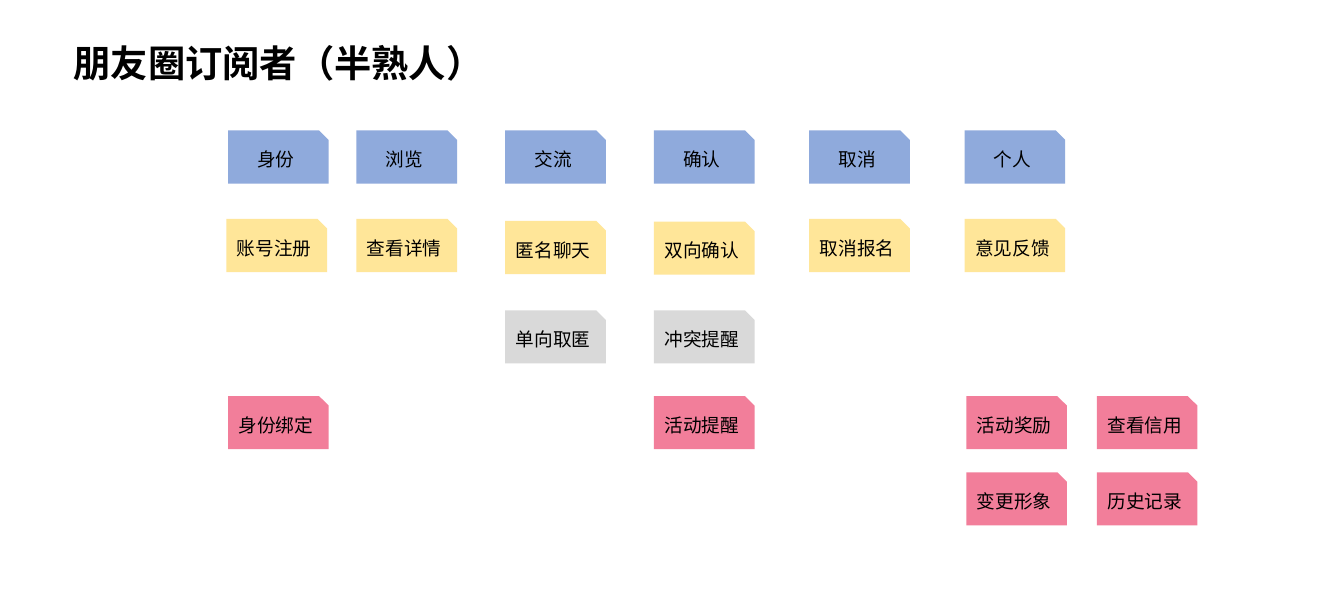
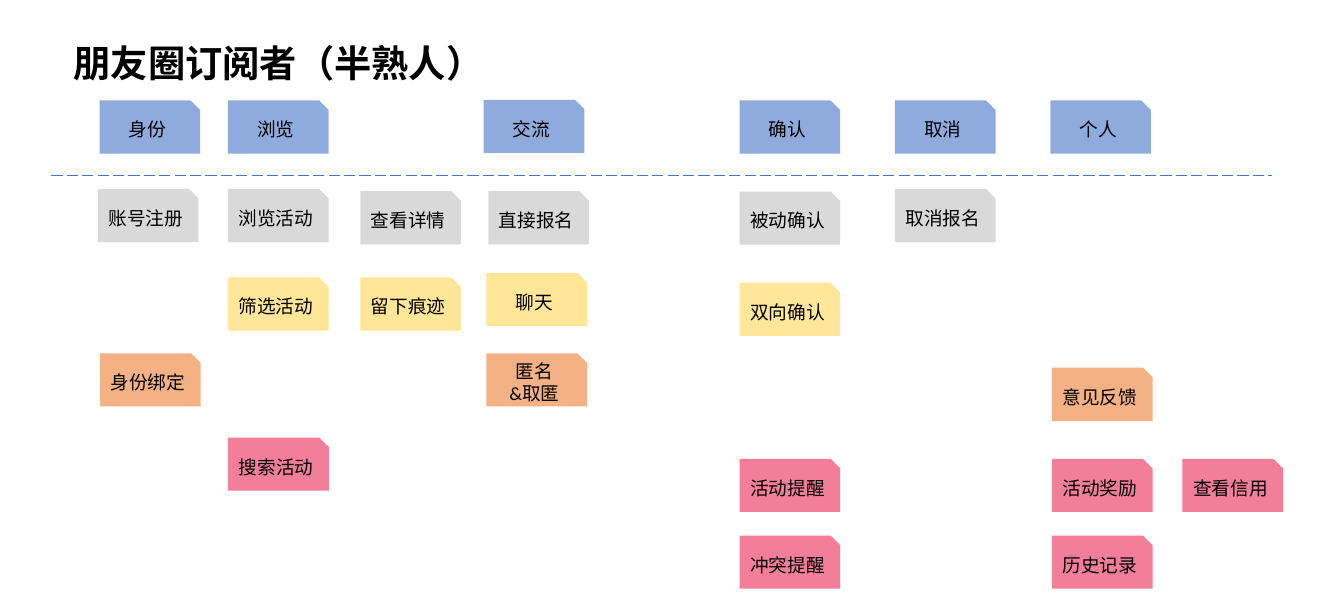
Before and after one commit to rederyang/LetsBall, a slide deck: slide 3 of doc/用户故事地图.pptx. Drawn at 1344x608 pixels with LibreOffice and Linux fonts; fonts in the diff are those of the drawing. Boxes give left, top, right and bottom in pixels: in the first picture for what was removed or moved away, otherwise in the second. Text is boxed around its words. In the diff, an @@ line names an element or a change of style, - is before the commit and + after.

```diff
--- a/doc/用户故事地图.pptx
+++ b/doc/用户故事地图.pptx
@@ snip rect "交流": place and size @@
-snip rect "交流" at (505,130,606,183)
+snip rect "交流" at (484,100,584,153)
@@ line added from (52, 176) to (1272, 176), #4472C4 1.5 pt dashed @@
@@ fill #FFE699 to #D9D9D9 in 3 elements at (360,191,461,244), (894,189,995,242), (98,189,199,242) @@
@@ 3 snip rects: place and size @@
-3 snip rects at (226,130,457,272)
+3 snip rects at (98,101,329,242)
@@ snip rect added at (228,189,329,242), fill #D9D9D9, 20 pt, text #000000 @@
+浏览活动
@@ snip rect "查看详情": place and size @@
-snip rect "查看详情" at (356,219,457,272)
+snip rect "查看详情" at (360,191,461,244)
@@ snip rect added at (488,191,589,244), fill #D9D9D9, 20 pt, text #000000 @@
+直接报名
@@ snip rect added at (739,191,840,244), fill #D9D9D9, 20 pt, text #000000 @@
+被动确认
@@ 4 snip rects: place and size @@
-4 snip rects at (654,130,1065,272)
+4 snip rects at (739,101,1151,242)
@@ snip rect added at (228,277,329,330), fill #FFE699, 20 pt, text #000000 @@
+筛选活动
@@ snip rect added at (360,277,461,330), fill #FFE699, 20 pt, text #000000 @@
+留下痕迹
@@ snip rect "聊天": place and size @@
-snip rect "聊天" at (505,221,606,274)
+snip rect "聊天" at (486,273,587,326)
@@ text in snip rect at (516,293,553,311): text changed @@
-匿名聊天
+聊天
@@ snip rect "双向确认": place and size @@
-snip rect "双向确认" at (654,221,754,274)
+snip rect "双向确认" at (739,282,840,335)
@@ snip rect "身份绑定": place and size @@
-snip rect "身份绑定" at (228,396,329,449)
+snip rect "身份绑定" at (100,353,201,406)
@@ snip rect "身份绑定" at (100,353,201,406): fill #F27E9A to #F4B183 @@
@@ snip rect "匿名": place and size @@
-snip rect "匿名" at (505,310,606,363)
+snip rect "匿名" at (486,353,587,406)
@@ snip rect "匿名" at (486,353,587,406): fill #D9D9D9 to #F4B183 @@
@@ text in snip rect at (509,362,559,402): text changed @@
-单向取匿
+匿名
+&取匿
@@ snip rect "意见反馈": place and size @@
-snip rect "意见反馈" at (964,219,1065,272)
+snip rect "意见反馈" at (1051,368,1152,421)
@@ snip rect "意见反馈" at (1051,368,1152,421): fill #FFE699 to #F4B183 @@
@@ snip rect added at (228,437,329,490), fill #F27E9A, 20 pt, text #000000 @@
+搜索活动
@@ 3 snip rects: place and size @@
-3 snip rects at (654,396,1197,449)
+3 snip rects at (739,459,1283,512)
@@ snip rect removed at (966,472,1067,525) @@
-变更形象
@@ snip rect "冲突提醒": place and size @@
-snip rect "冲突提醒" at (654,310,754,363)
+snip rect "冲突提醒" at (739,535,840,588)
@@ snip rect "冲突提醒" at (739,535,840,588): fill #D9D9D9 to #F27E9A @@
@@ snip rect "历史记录": place and size @@
-snip rect "历史记录" at (1096,472,1197,525)
+snip rect "历史记录" at (1051,535,1152,588)
```
Also in this commit, not shown: 2 other slides changed.
